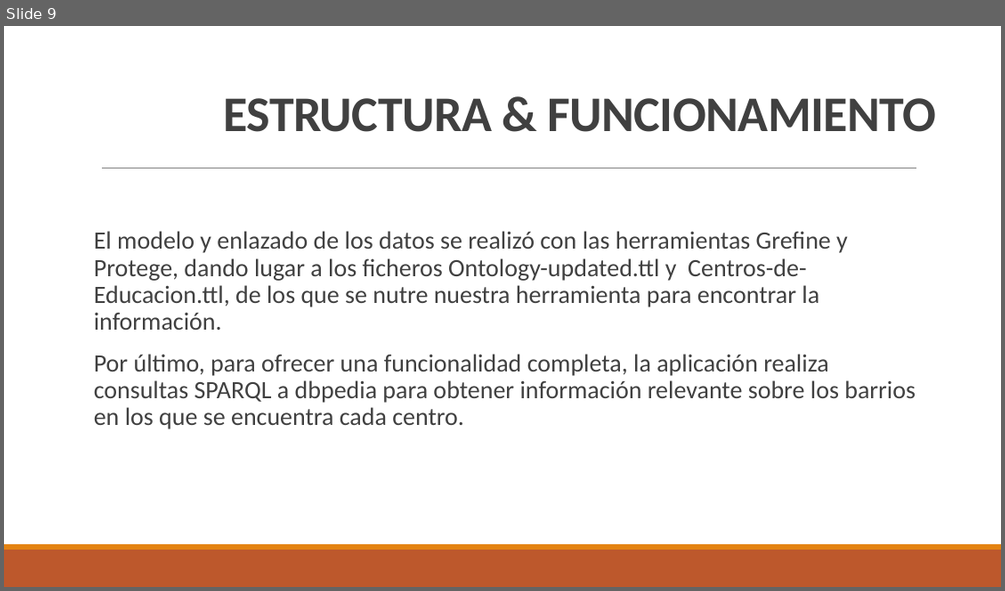
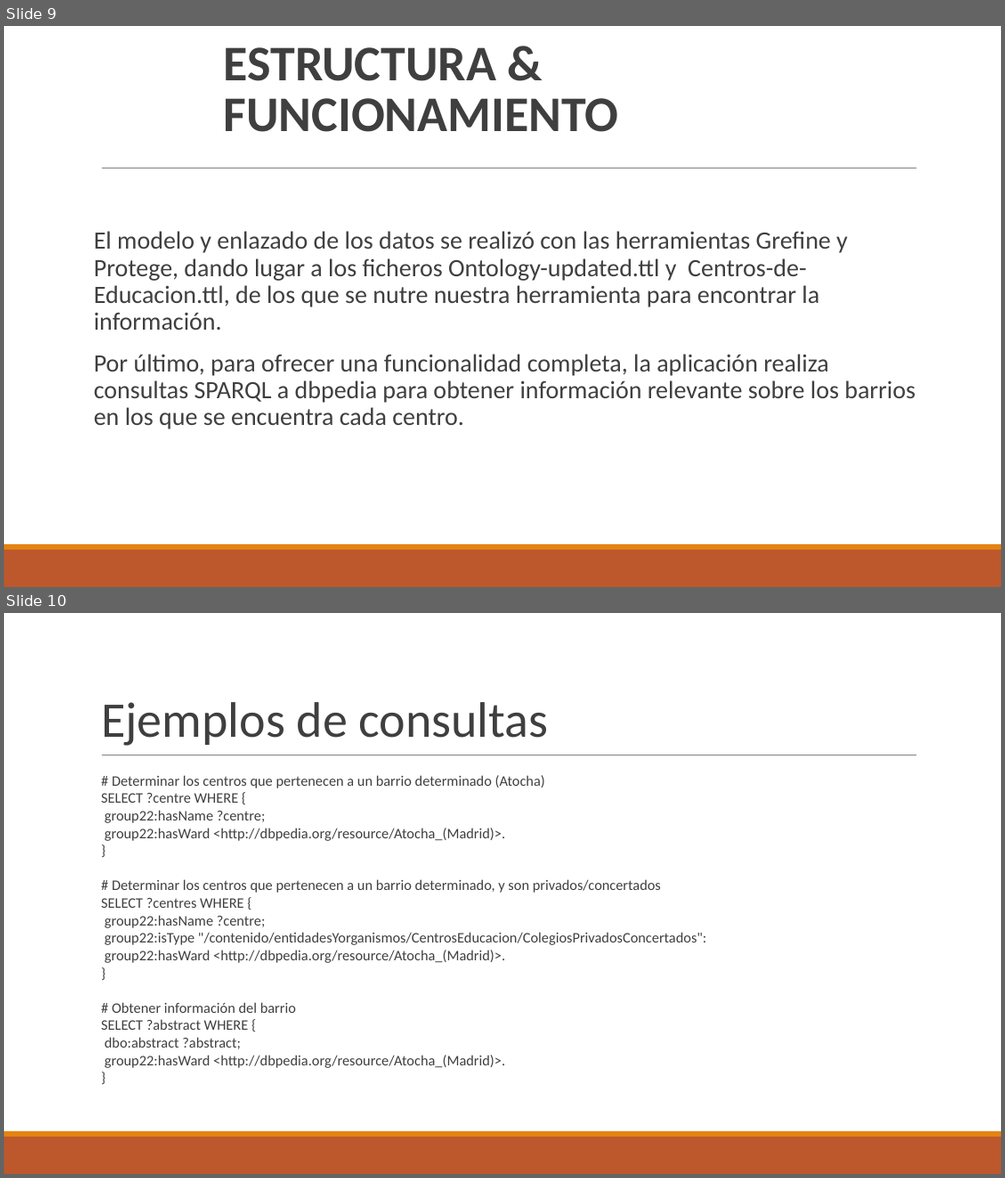
Before and after one commit to FacultadInformatica-LinkedData/Curso2017-2018, a slide deck: HandsOn/Group22/Presentacion/PresentaciónWebSemanticFinal.pptx. Shown one above the other, each under a label of ours: slide 9 before the commit, slides 9 and 10 after it. The pictures are 1005x591 and 1005x1178 pixels, drawn with LibreOffice and Linux fonts; fonts in the diff are those of the drawing. Boxes give left, top, right and bottom in pixels: in the first picture for what was removed or moved away, otherwise in the second. Text is boxed around its words. In the diff, an @@ line names an element or a change of style, - is before the commit and + after.

```diff
--- a/HandsOn/Group22/Presentacion/PresentaciónWebSemanticFinal.pptx
+++ b/HandsOn/Group22/Presentacion/PresentaciónWebSemanticFinal.pptx
@@ slide 10 added at <box>4,613,1001,1174</box>, background #FFFFFF; not listed: 3 template elements that a slide beside it also shows @@
@@ title added at <box>101,702,549,746</box>, 48 pt, text #3F3F3F @@
+Ejemplos de consultas
@@ text added at <box>101,775,706,1068</box>, 14 pt, text #3F3F3F @@
+# Determinar los centros que pertenecen a un barrio determinado (Atocha)
+SELECT ?centre WHERE {
+group22:hasName ?centre;
+group22:hasWard <http://dbpedia.org/resource/Atocha_(Madrid)>.
+}
+# Determinar los centros que pertenecen a un barrio determinado, y son privados/concertados
+SELECT ?centres WHERE {
+group22:hasName ?centre;
+group22:isType "/contenido/entidadesYorganismos/CentrosEducacion/ColegiosPrivadosConcertados":
+group22:hasWard <http://dbpedia.org/resource/Atocha_(Madrid)>.
+}
+# Obtener información del barrio
+SELECT ?abstract WHERE {
+dbo:abstract ?abstract;
+group22:hasWard <http://dbpedia.org/resource/Atocha_(Madrid)>.
+}
@@ slide 9 changed as well @@
@@ title "ESTRUCTURA & FUNCIONAMIENTO" at <box>224,47,619,132</box>: text colour #404040 to #3F3F3F, letter spacing -0.5 to 0 pt; indent changed @@
```
Also in this commit, not shown: 9 other slides changed, 1 other slide added, 1 slide removed, 1 other file.
